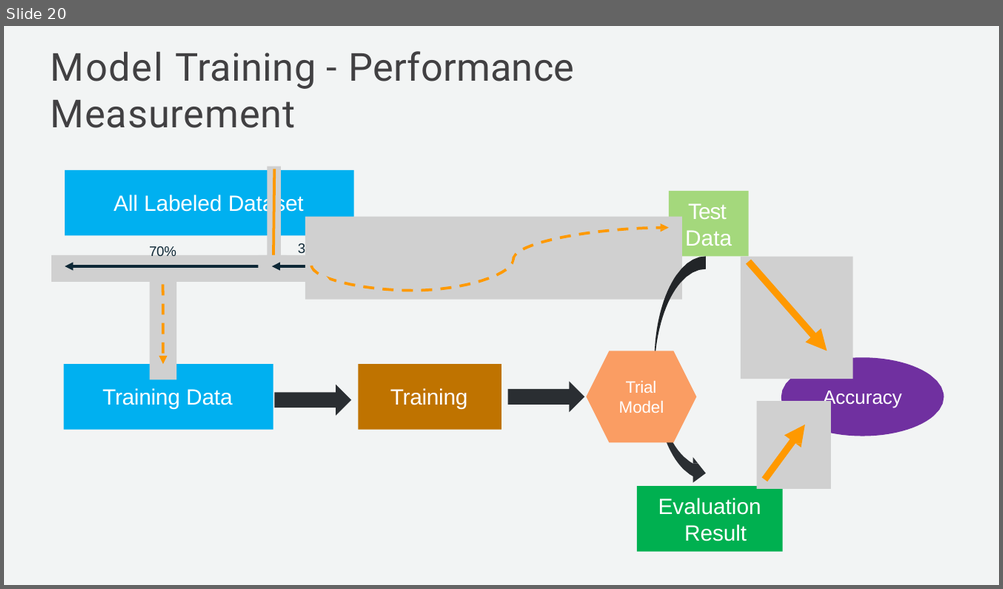
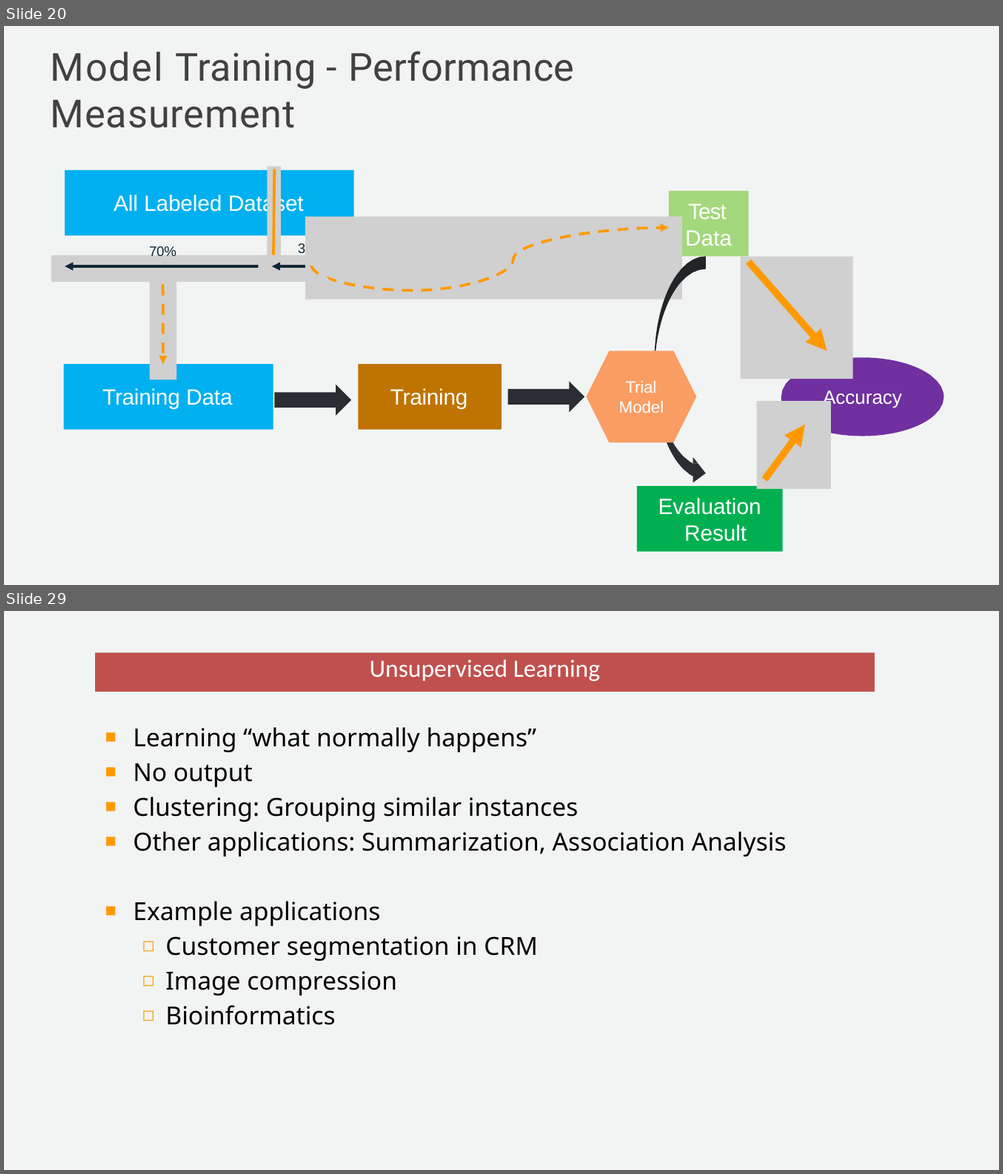
Before and after one commit to Subikash/Deep-Training, a slide deck: Machine Learning & Deep Learning.pptx. Shown one above the other, each under a label of ours: slide 20 before the commit, slides 20 and 29 after it; the slides between them are not shown. The pictures are 1003x589 and 1003x1174 pixels, drawn with LibreOffice and Linux fonts; fonts in the diff are those of the drawing; grey boxes stand for pictures. Boxes give left, top, right and bottom in pixels: in the first picture for what was removed or moved away, otherwise in the second. Text is boxed around its words. In the diff, an @@ line names an element or a change of style, - is before the commit and + after.

```diff
--- a/Machine Learning & Deep Learning.pptx
+++ b/Machine Learning & Deep Learning.pptx
@@ slide 29 added at [4,611,999,1170], background #FFFFFF; not listed: 1 template element that a slide beside it also shows @@
@@ freeform shape added at [96,652,874,692], fill #C0504D, 18 pt, text #FFFFFF @@
+Unsupervised Learning
@@ text added at [133,727,786,1025], 18 pt, text #000000 @@
+■ Learning “what normally happens”
+■ No output
+■ Clustering: Grouping similar instances
+■ Other applications: Summarization, Association Analysis
+■ Example applications
+  ◻ Customer segmentation in CRM
+  ◻ Image compression
+  ◻ Bioinformatics
```
Also in this commit, not shown: 1 slide changed, 11 other slides added, 3 slides removed.
